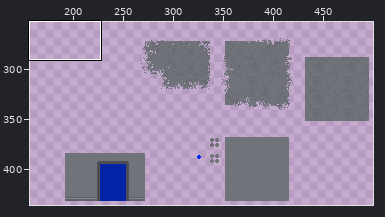
File history of a pixel-art file, waterborn/GameData/Asset/Graphism/Texture/test/test_texture_2.aseprite. The picture above shows the old version from afar; the outline marks the close-up.
Close-up. Earlier state:
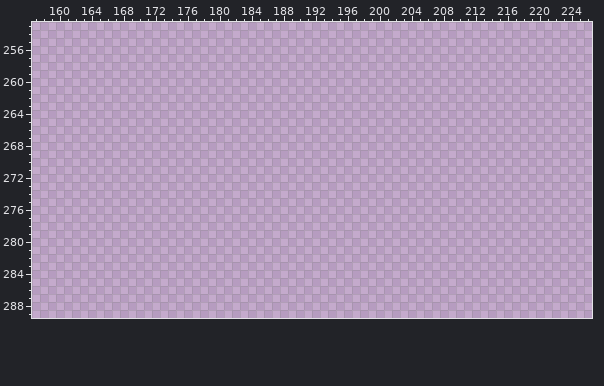
512x512 pixels, 1 frame. Colours within 5 levels of each other are drawn and written as one. Shown: x 157..226, y 253..289. The wide view leaves out empty margins.
Palette (. is transparent): 
Pixels before (only the part around the change), first column x 157:
253 ......................................................................
254 ......................................................................
255 ......................................................................
256 ......................................................................
257 ......................................................................
258 ......................................................................
259 ......................................................................
260 ......................................................................
261 ......................................................................
262 ......................................................................
263 ......................................................................
264 ......................................................................
265 ......................................................................
266 ......................................................................
267 ......................................................................
268 ......................................................................
269 ......................................................................
270 ......................................................................
271 ......................................................................
272 ......................................................................
273 ......................................................................
274 ......................................................................
275 ......................................................................
276 ......................................................................
277 ......................................................................
278 ......................................................................
279 ......................................................................
280 ......................................................................
281 ......................................................................
282 ......................................................................
283 ......................................................................
284 ......................................................................
285 ......................................................................
286 ......................................................................
After the commit:
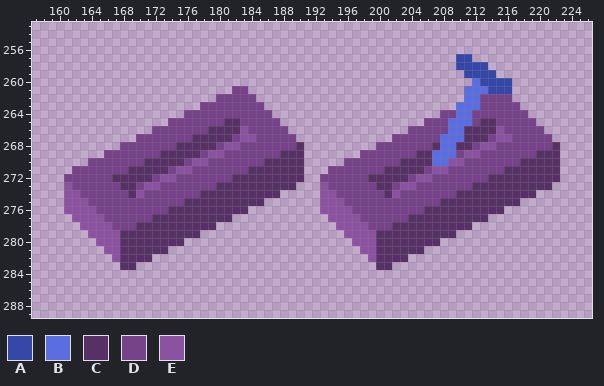
Colours new in this view: A #3647aa  B #5b6ee1  C #573166  D #76428a  E #8b52a2
Difference:
Changed rows in their new state; - is an unchanged pixel.
first column x 161:
257 -------------------------------------------------AA-----------
258 -------------------------------------------------AAAA---------
259 --------------------------------------------------AAAA--------
260 ---------------------------------------------------BAAAA------
261 ---------------------DD---------------------------BBBAAA------
262 -------------------DDDDD--------------------------BBDDDD------
263 -----------------DDDDDDDD------------------------BBBDDDDD-----
264 ---------------DDDDDDDDDDD---------------------DDBBDDDDDDD----
265 -------------DDDDDDDCCDDDDD------------------DDDBBBDCCDDDDD---
266 -----------DDDDDDDCCCCEDDDDD---------------DDDDDBBCCCCEDDDDD--
267 ---------DDDDDDDCCCCCDEEDDDDD------------DDDDDDBBBCCCDEEDDDDD-
268 -------DDDDDDDCCCCCDEEDDDDDDDC---------DDDDDDDCBBCCDEEDDDDDDDC
269 -----DDDDDDDCCCCCDEEDDDDDDDCCC-------DDDDDDDCCBBBDEEDDDDDDDCCC
270 ---DDDDDDDCCCCCDEEDDDDDDDCCCCC-----DDDDDDDCCCCBBEEDDDDDDDCCCCC
271 -DDDDDDDCCCCCDEEDDDDDDDCCCCCCC---DDDDDDDCCCCCDEEDDDDDDDCCCCCCC
272 DDDDDDCCCCCDEEDDDDDDDCCCCCCCCC--DDDDDDCCCCCDEEDDDDDDDCCCCCCCCC
273 EDDDDDDCCDEEDDDDDDDCCCCCCCCCC---EDDDDDDCCDEEDDDDDDDCCCCCCCCCC-
274 EEDDDDDDCEDDDDDDDCCCCCCCCCC-----EEDDDDDDCEDDDDDDDCCCCCCCCCC---
275 EEEDDDDDDDDDDDDCCCCCCCCCC-------EEEDDDDDDDDDDDDCCCCCCCCCC-----
276 EEEEDDDDDDDDDCCCCCCCCCC---------EEEEDDDDDDDDDCCCCCCCCCC-------
277 -EEEEDDDDDDCCCCCCCCCC------------EEEEDDDDDDCCCCCCCCCC---------
278 --EEEEDDDCCCCCCCCCC---------------EEEEDDDCCCCCCCCCC-----------
279 ---EEEECCCCCCCCCC------------------EEEECCCCCCCCCC-------------
280 ----EEECCCCCCCC---------------------EEECCCCCCCC---------------
281 -----EECCCCCC------------------------EECCCCCC-----------------
282 ------ECCCC---------------------------ECCCC-------------------
283 -------CC------------------------------CC---------------------
Changed places in both close-ups, as pixel boxes (x1, y1, x2, y2):
added: (64, 54, 560, 270)
